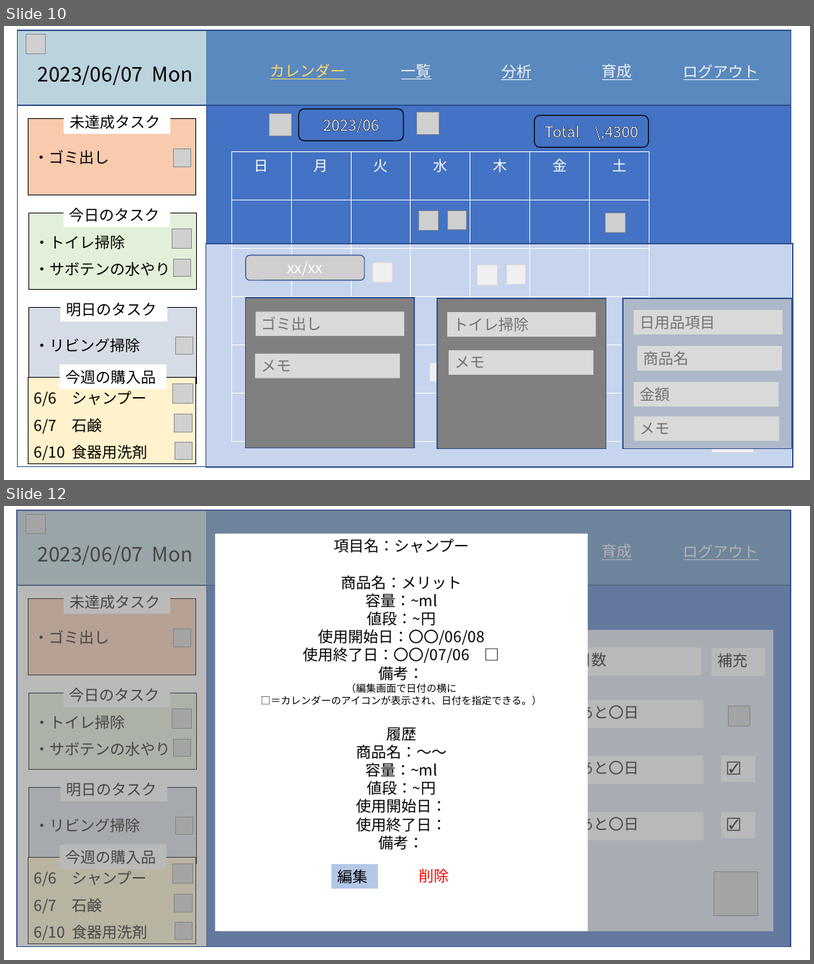
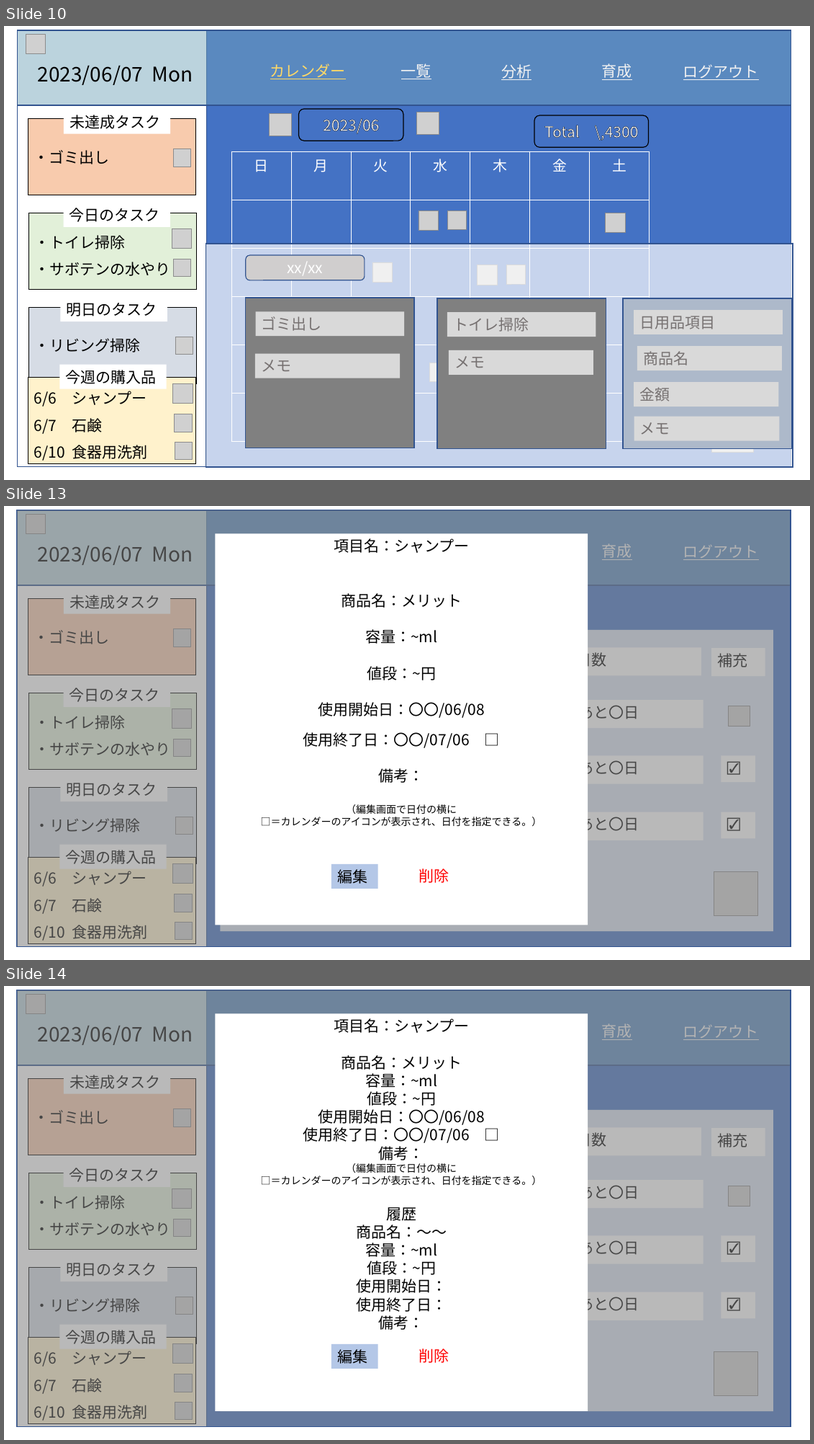
Before and after one commit to dojo2023/A-5, a slide deck: doc/外部設計_プレゼン.pptx. Shown one above the other, each under a label of ours: slides 10 and 12 before the commit, slides 10, 13 and 14 after it; the slides between them are not shown. The pictures are 814x964 and 814x1444 pixels, drawn with LibreOffice and Linux fonts; fonts in the diff are those of the drawing; grey boxes stand for pictures. Boxes give left, top, right and bottom in pixels: in the first picture for what was removed or moved away, otherwise in the second. Text is boxed around its words. In the diff, an @@ line names an element or a change of style, - is before the commit and + after.

```diff
--- a/doc/外部設計_プレゼン.pptx
+++ b/doc/外部設計_プレゼン.pptx
@@ slide 13 added at box(4, 506, 810, 960), background #FFFFFF @@
@@ rectangle added at box(17, 510, 206, 947), fill #FFFFFF, outline #325491 1 pt @@
@@ rectangle added at box(23, 510, 791, 947), fill #4472C4, outline #325491 1 pt @@
@@ group added at box(17, 510, 791, 585): 3 texts, 2 rounded rectangles, 1 rectangle, 1 picture @@
+カレンダー
+一覧
+育成
+ログアウト
+2023/06/07 Mon
@@ rectangle added at box(64, 590, 171, 614), fill #FFFFFF, 18 pt, text #000000 @@
+未達成タスク
@@ rectangle added at box(28, 599, 196, 674), fill #F8CBAD, outline #000000 0.75 pt, 18 pt, text #000000 @@
+・ゴミ出し
@@ picture added at box(173, 629, 191, 646) @@
@@ group added at box(28, 682, 197, 769): 2 rectangles, 2 pictures @@
+・トイレ掃除
+・サボテンの水やり
+今日のタスク
@@ rectangle added at box(60, 777, 167, 801), fill #FFFFFF, 18 pt, text #000000 @@
+明日のタスク
@@ rectangle added at box(28, 788, 197, 864), fill #D6DCE5, outline #000000 0.75 pt, 18 pt, text #000000 @@
+・リビング掃除
@@ picture added at box(175, 816, 193, 834) @@
@@ group added at box(28, 844, 196, 943): 3 pictures, 2 rectangles @@
+6/6 シャンプー
+6/7 石鹸
+6/10 食器用洗剤
+今週の購入品
@@ group added at box(17, 510, 791, 947): 3 rectangles, 1 text @@
+項目名：シャンプー
+商品名：メリット
+容量：~ml
+値段：~円
+使用開始日：〇〇/06/08
+使用終了日：〇〇/07/06 □
+備考：
+（編集画面で日付の横に
+□＝カレンダーのアイコンが表示され、日付を指定できる。）
+編集
+削除
@@ group added at box(221, 630, 774, 932): 8 rectangles, 2 pictures @@
+あと〇日
+日数
+あと〇日
+☑
+あと〇日
+☑
+補充
@@ what was slide 12 is now slide 14 @@
```
Also in this commit, not shown: 7 slides changed, 5 other slides added.
